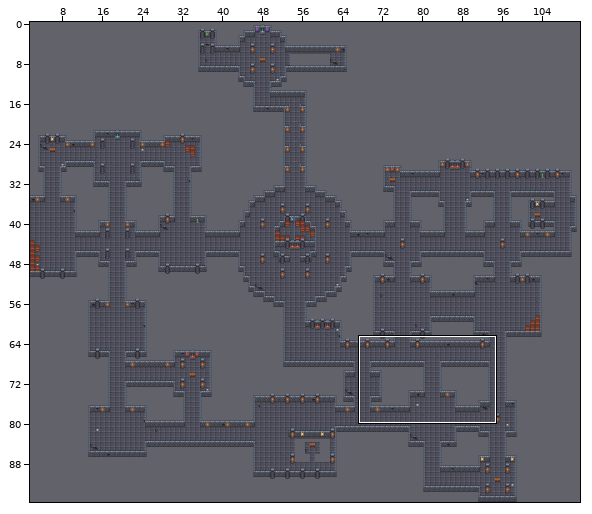
An edit to a level. Tiled map (JSON), assets/tilemaps/level-1-floor-3.json. The first picture is a wide view before the edit; the outline marks the close-up.
Close-up. As it was:
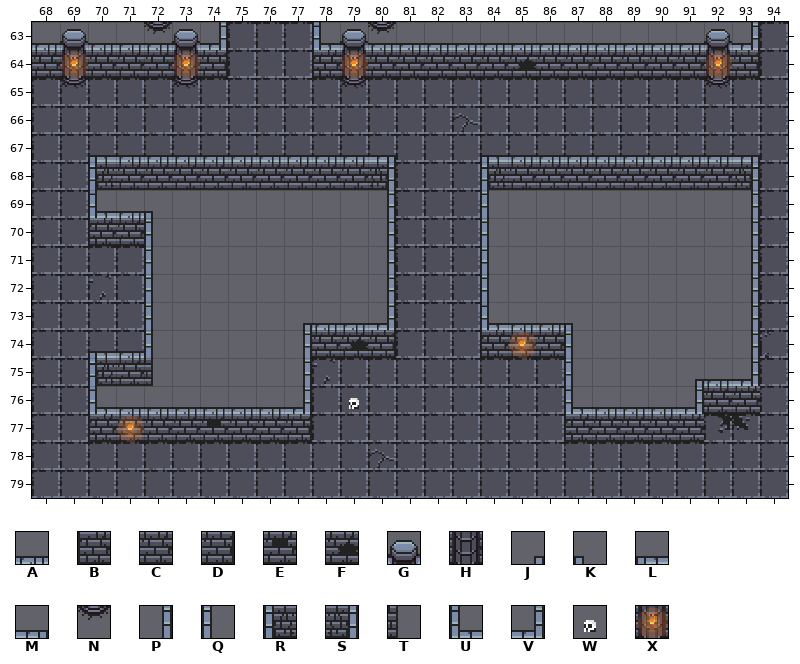
Cells are 32x32 px. Shown: x 68..94, y 63..79. The commit also changed other parts of the map, which this record leaves out.
Key: from "tileset": A 2, B 8, C 9, D 10, E 17, F 24, G 41, H 48, J 49, K 50, L 51, M 52, N 54, P 56, Q 57, R 58, S 59, T 64, U 65, V 66, W 70, X 85.
_ is an empty cell.
Layers that did not change in this view are not listed.
Layer "block" before, first column x 68:
63 ____N_V___U_N____________V_
64 CHCCCHD___BHCCCCCFCCCCCCHD_
65 ___________________________
66 ___________________________
67 ___________________________
68 __RCCCCCCCCCS___RCCCCCCCCS_
69 __U_________P___Q________P_
70 __BCQ_______P___Q________P_
71 ____Q_______P___Q________P_
72 ____Q_______P___Q________P_
73 ____Q_______V___U________P_
74 ____Q____PCFD___BCCQ_____P_
75 __RCT____P_________Q_____V_
76 __U______V_________U___VCC_
77 __BCCCECCD_________BCCCC___
78 ___________________________
79 ___________________________
Layer "detail" before, first column x 68:
63 ___________________________
64 _X___X_____X____________X__
65 ___________________________
66 ___________________________
67 ___________________________
68 ___________________________
69 ___________________________
70 ___________________________
71 ___________________________
72 ___________________________
73 ___________________________
74 _________________X_________
75 ___________________________
76 ___________W_______________
77 ___X_______________________
78 ___________________________
79 ___________________________
Layer "above" before, first column x 68:
63 AGAAAG_____GAAAAAAAAAAAAG__
64 ___________________________
65 ___________________________
66 ___________________________
67 __LAAAAAAAAAM___LAAAAAAAAM_
68 ___________________________
69 ___AK______________________
70 ___________________________
71 ___________________________
72 ___________________________
73 _________JAA_____AAK_______
74 __LA_______________________
75 _______________________JA__
76 ___AAAAAA___________AAA____
77 ___________________________
78 ___________________________
79 ___________________________
And afterwards:
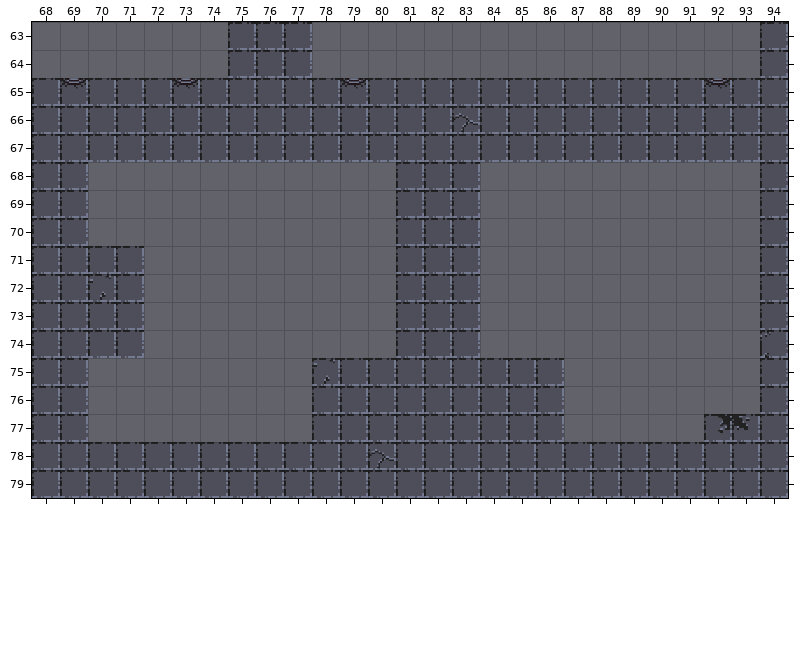
See-through tiles are keyed as they look on the map.
Difference:
Changed rows in their new state; . is an unchanged cell.
Layer "block" (now hidden):
first column x 68:
63 ...._._..._._............_
64 _______...________________
first column x 70:
68 ___________...__________
69 _........._..._........_
70 ___......._..._........_
71 .._......._..._........_
72 .._......._..._........_
73 .._......._..._........_
74 .._....____...____....._
75 ___...._........._....._
76 _......_........._...___
77 ________........._____..
Layer "detail" (now hidden):
first column x 69:
64 _..._....._............_
first column x 71:
74 .............._
76 ........_......
77 _..............
Layer "above" (now hidden):
first column x 68:
63 ______.....______________
first column x 70:
67 ___________...__________
69 .__.....................
first column x 70:
73 .......___.....___.....
74 __.....................
75 .....................__
76 .______...........___..
Where, in picture pixels (left, top, right, bottom), the same in both close-ups:
removed: (32, 22, 228, 78)
removed: (312, 22, 760, 78)
removed: (88, 155, 396, 442)
removed: (480, 155, 760, 442)
